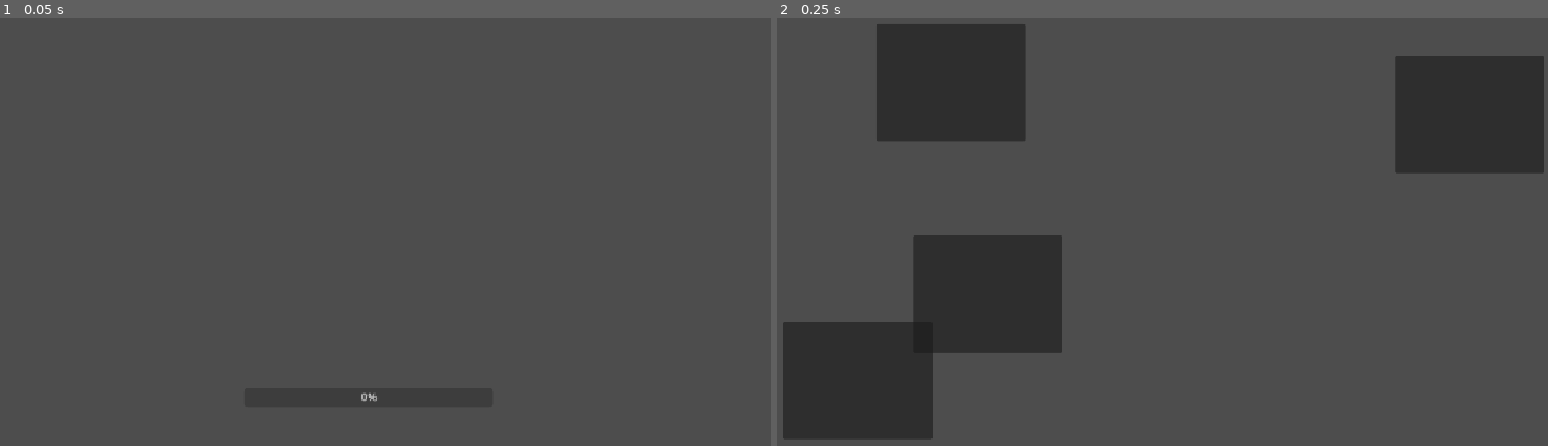
Above: before the commit, frames 1-2 (left to right).
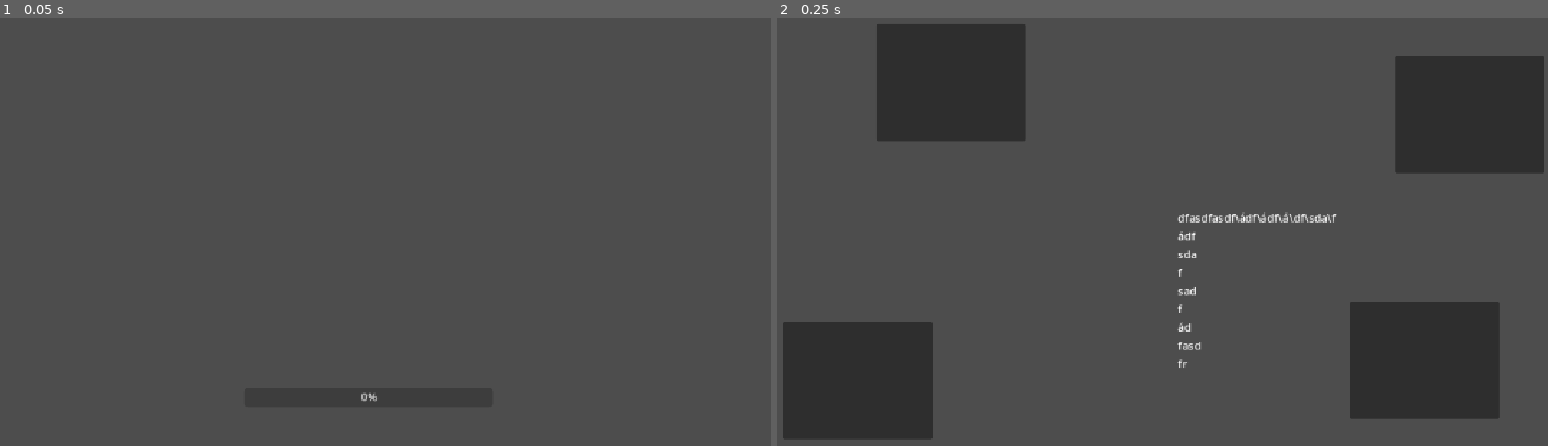
Above: after the commit, the same moments.

Repository: dao1701/android_base
Game: Godot game, scene res://loader.tscn
The game is run twice, just before and just after one commit, with the same random seed, the same clock (stepped at 60 frames per second) and the same inputs.
Inputs:
- Up to frame 1 (0.05 s): no input
- Up to frame 2 (0.25 s): no input

Frame 1 is identical in both runs. In frame 2, 11% of the frame differs, in the area x 17-94%, y 45-94%.

Commit message:
Update Panel5 offsets and add Label node with text

Diff:
--- a/src/main.tscn
+++ b/src/main.tscn
@@ -25,10 +25,10 @@
 anchor_top = 0.5
 anchor_right = 0.5
 anchor_bottom = 0.5
-offset_left = -339.0
-offset_top = -7.0
-offset_right = -124.0
-offset_bottom = 162.0
+offset_left = 290.0
+offset_top = 88.0
+offset_right = 505.0
+offset_bottom = 257.0
 grow_horizontal = 2
 grow_vertical = 2
 
@@ -59,3 +59,18 @@
 grow_vertical = 2
 
 [node name="DefaultNode" parent="." instance=ExtResource("2_b15xn")]
+
+[node name="Label" type="Label" parent="."]
+offset_left = 618.0
+offset_top = 280.0
+offset_right = 846.0
+offset_bottom = 511.0
+text = "dfasdfasdf\\ádf\\ádf\\á\\df\\sda\\f
+ádf
+sda
+f
+sad
+f
+ád
+fasd
+fr"
